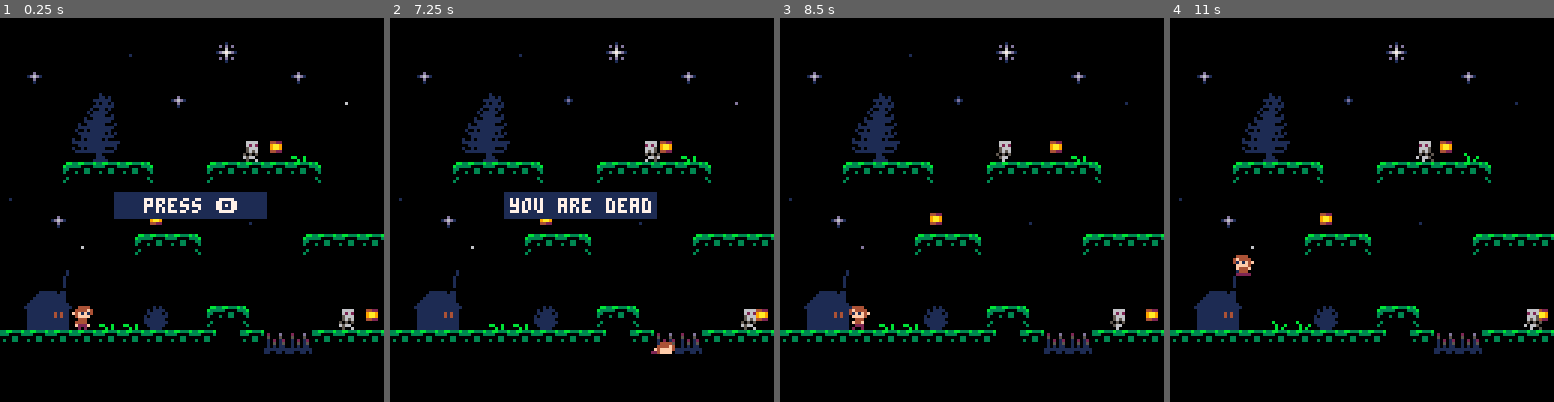
Above: before the commit, frames 1-4 (left to right).
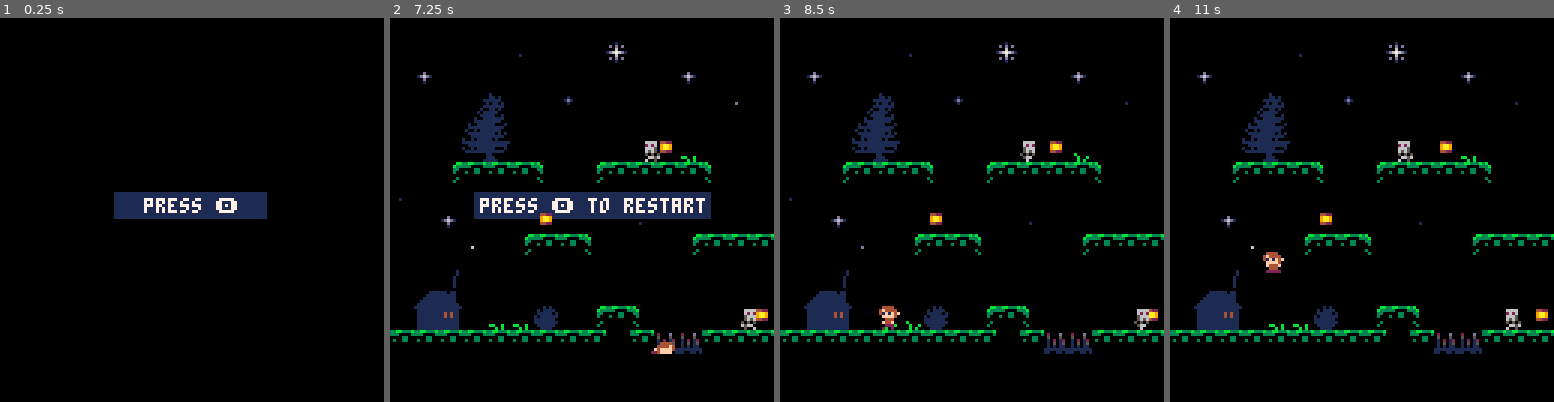
Above: after the commit, the same moments.

Repository: nicolasmbronner/pico-8
Game: PICO-8 cartridge platformer.p8
The game is run twice, just before and just after one commit, with the same random seed, the same clock (stepped at 60 frames per second) and the same inputs.
Inputs:
- Up to frame 1 (0.25 s): no input
- Up to frame 2 (7.25 s): tap O (Z key) at 0.7, 1.7, 2.1, 2.5, 2.9, 3.3, 3.7, 4.1, 4.5, 4.9, 5.3, 5.7, 6.1, 6.5, 6.9 s; hold Right 1.6-2.1 s; hold Right 2.47-3.03 s; hold Left 3.08-3.58 s; hold Right 4.02-4.68 s; hold Left 5.08-5.68 s; hold Right 6.08-6.58 s; hold Right 6.63-7.13 s
- Up to frame 3 (8.5 s): tap O (Z key) at 7.3, 7.7, 8.1 s; hold Right 7.5-8.07 s; hold Left from 8.12 s (still down)
- Up to frame 4 (11 s): tap O (Z key) every 0.4 s from 8.5 to 10.9 s; release Left at 8.62 s; hold Right 9.05-9.72 s; hold Left 10.12-10.72 s

The runs differ from the first frame. In frame 1, 7.2% of the frame differs, in the area x 0-100%, y 6-88%; in frame 2, 2.3%; in frame 3, 1.1%; in frame 4, 1.2%.

Commit message:
Update platformer.p8

Diff:
--- a/platformer.p8
+++ b/platformer.p8
@@ -10,19 +10,27 @@
 -- extra:trouver cle pour ouvrir
 -- porte fermee > bois
 
+finit=true  --first init
+
 function _init()
-	w=3     --wood
-	pb={}   --put backs (interact.)
-	st="start" --state
-	iplr() --init player
+	w=3     --wood (interactables)
+
+	--put backs (enemies+interract)
+	pb={}
+
+	if finit then
+		st="start" --state
+		finit = false
+	else
+		st="play"
+	end
 
 	anitimer=20
-	i★()   --init stars
-
-	deb={}
-	ienemies()
-	ipickups()
-end
+	i★()      --init stars
+	iplr()     --init player
+	ienemies() --init enemies
+	ipickups() --init pickups
+end --_init()
 
 function _update60()
 
@@ -35,7 +43,6 @@
 		u★() --animate stars
 		uhouse()   --house > win
 	elseif st=="dead" then
-		--todo:no back to title
 		uplr()
 		animategrass()
 		uhazards()
@@ -61,25 +68,37 @@
 			st="play"
 			respawn()
 		end
-	end
-end
+	end --if state==[all states]
+end --_update60
 
 function _draw()
 	cls()
-	map()
-	denemies() --draw enemies
-	dplr() --draw player last
+
 	if st=="dead" then
-		rectfill(38,58,88,66,1)
-		print("you are dead",40,60,7)
+		rectfill(28,58,106,66,1)
+		print("press 🅾️ to restart",
+		30,60,7)
+		map()
+		denemies() --draw enemies
+		dplr() --draw player last
+
 	elseif st=="start" then
 		rectfill(38,58,88,66,1)
 		print("press 🅾️",48,60,7)
+
 	elseif st=="win" then
 		rectfill(38,58,88,66,1)
 		print("you win!",48,60,7)
-	end
-end
+		map()
+		denemies() --draw enemies
+		dplr() --draw player last
+
+	else --st=="play"
+		map()
+		denemies() --draw enemies
+		dplr() --draw player last
+	end
+end --_draw()
 -->8
 --player--
 
@@ -573,7 +592,7 @@
 0111111111111110000000000001000000000000000000000000000000000000000000000000000000000000000000000d060000004422000000000011100000
 01111111111111100000000000000000000000000000000000000000000000000000000000000000000000000000000000000000044222200000000111110000
 __map__
-0000000000000000000000000000000000000000000000000000000000000000000000000000000000000000000000000000000000000000000000000000000000000000000000000000000000000000000000000000000000000000000000000000000000000000000000000000000000000000000000000000000000000000
+000000000000000000000000000000003d00000000000000000000000000003d000000000000000000000000000000000000000000000000000000000000000000000000000000000000000000000000000000000000000000000000000000000000000000000000000000000000000000000000000000000000000000000000
 0000000000260000003300000000000000000000000000000000000000000000000000000000000000000000000000000000000000000000000000000000000000000000000000000000000000000000000000000000000000000000000000000000000000000000000000000000000000000000000000000000000000000000
 0023000000000000000000002300000000000000000000000000000000000000000000000000000000000000000000000000000000000000000000000000000000000000000000000000000000000000000000000000000000000000000000000000000000000000000000000000000000000000000000000000000000000000
 0000001e1f000023000000000000360000000000000000000000000000000000000000000000000000000000000000000000000000000000000000000000000000000000000000000000000000000000000000000000000000000000000000000000000000000000000000000000000000000000000000000000000000000000
@@ -588,3 +607,4 @@
 003031001c1c0f00090a0b000000290800000000000000000000000000000000000000000000000000000000000000000000000000000000000000000000000000000000000000000000000000000000000000000000000000000000000000000000000000000000000000000000000000000000000000000000000000000000
 0a0a0a0a0a0a0a0a0a000a18180a0a0a00000000000000000000000000000000000000000000000000000000000000000000000000000000000000000000000000000000000000000000000000000000000000000000000000000000000000000000000000000000000000000000000000000000000000000000000000000000
 00000000000000000000001a1a00000000000000000000000000000000000000000000000000000000000000000000000000000000000000000000000000000000000000000000000000000000000000000000000000000000000000000000000000000000000000000000000000000000000000000000000000000000000000
+000000000000000000000000000000003d00000000000000000000000000003d000000000000000000000000000000000000000000000000000000000000000000000000000000000000000000000000000000000000000000000000000000000000000000000000000000000000000000000000000000000000000000000000
